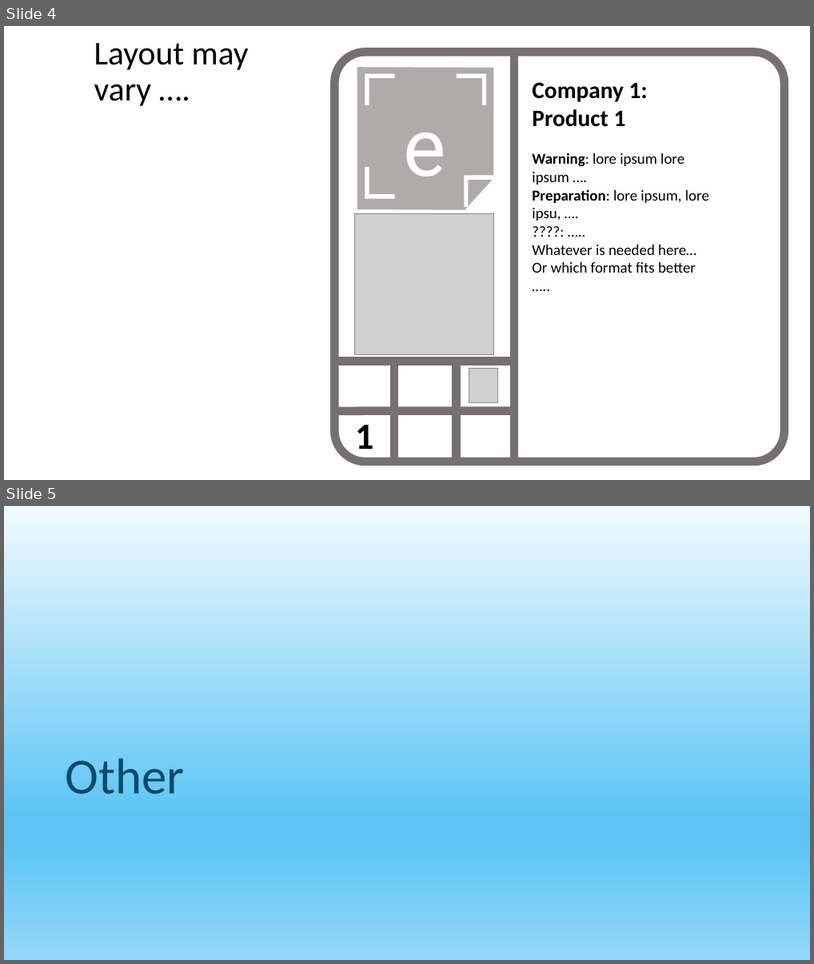
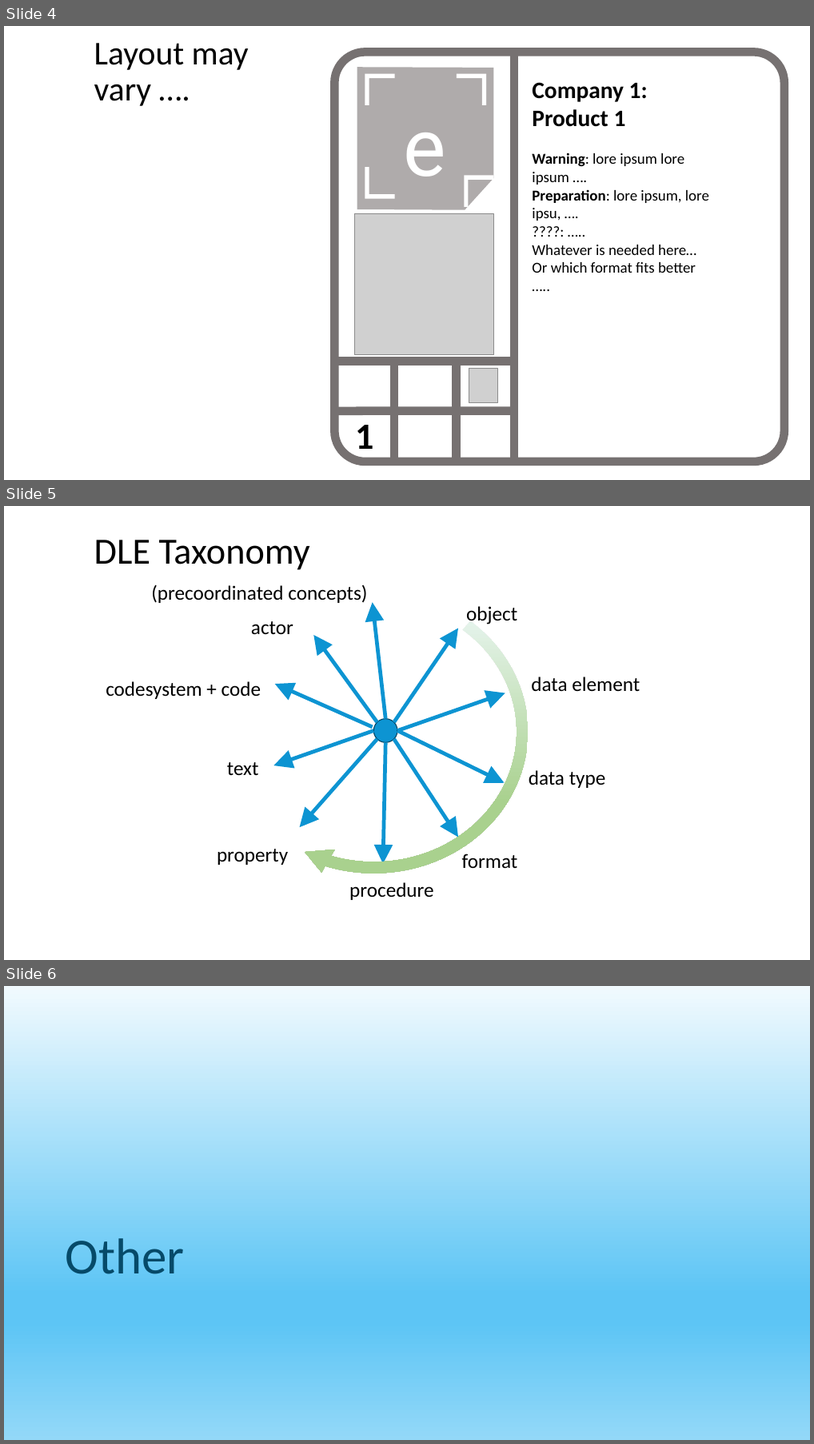
Before and after one commit to hl7-eu/medtechlabel-wp2-im, a slide deck: input/images-source/Drawings.pptm. Shown one above the other, each under a label of ours: slides 4 and 5 before the commit, slides 4, 5 and 6 after it. The pictures are 814x964 and 814x1444 pixels, drawn with LibreOffice and Linux fonts; fonts in the diff are those of the drawing; grey boxes stand for pictures. Boxes give left, top, right and bottom in pixels: in the first picture for what was removed or moved away, otherwise in the second. Text is boxed around its words. In the diff, an @@ line names an element or a change of style, - is before the commit and + after.

```diff
--- a/input/images-source/Drawings.pptm
+++ b/input/images-source/Drawings.pptm
@@ slide 5 added at [4, 506, 810, 960], background #FFFFFF @@
@@ title added at [94, 540, 310, 570], 44 pt, text #000000 @@
+DLE Taxonomy
@@ text added at [151, 584, 367, 603], 24 pt, text #000000 @@
+(precoordinated concepts)
@@ circular arrow added at [212, 583, 536, 881], fill gradient #F1FAFE to #A9D18E @@
@@ text added at [251, 621, 294, 634], 24 pt, text #000000 @@
+actor
@@ arrow added from (386, 718) to (373, 602), #0D94D2 4.5 pt @@
@@ text added at [466, 606, 518, 624], 24 pt, text #000000 @@
+object
@@ arrow added from (378, 722) to (314, 635), #0D94D2 4.5 pt @@
@@ arrow added from (394, 722) to (458, 628), #0D94D2 4.5 pt @@
@@ text added at [106, 681, 262, 699], 24 pt, text #000000 @@
+codesystem + code
@@ arrow added from (373, 727) to (275, 684), #0D94D2 4.5 pt @@
@@ arrow added from (398, 731) to (506, 693), #0D94D2 4.5 pt @@
@@ text added at [531, 676, 640, 691], 24 pt, text #000000 @@
+data element
@@ ellipse added at [374, 718, 398, 742], fill #0D94D2, outline #06415C 1 pt @@
@@ arrow added from (374, 731) to (274, 765), #0D94D2 4.5 pt @@
@@ arrow added from (378, 739) to (300, 828), #0D94D2 4.5 pt @@
@@ arrow added from (386, 743) to (383, 864), #0D94D2 4.5 pt @@
@@ arrow added from (394, 739) to (458, 837), #0D94D2 4.5 pt @@
@@ arrow added from (398, 731) to (504, 783), #0D94D2 4.5 pt @@
@@ text added at [227, 762, 259, 775], 24 pt, text #000000 @@
+text
@@ text added at [529, 770, 606, 788], 24 pt, text #000000 @@
+data type
@@ text added at [217, 848, 288, 864], 24 pt, text #000000 @@
+property
@@ text added at [462, 853, 518, 868], 24 pt, text #000000 @@
+format
@@ text added at [350, 882, 434, 900], 24 pt, text #000000 @@
+procedure
@@ what was slide 5 is now slide 6 @@
```
Also in this commit, not shown: 6 other files.
